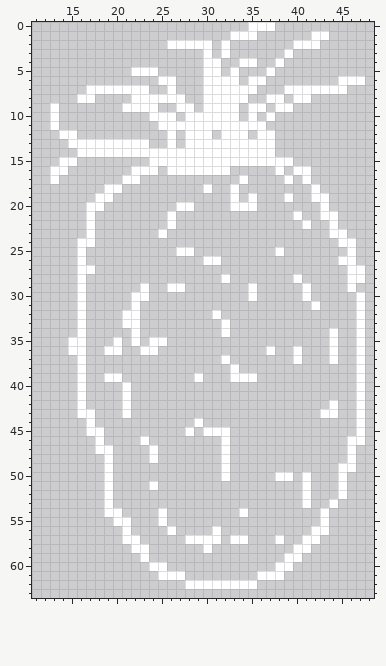
A pixel-art sprite gets an edit: Fruit-Catcher/sprites/spr_pineapple/a06bf81c-c659-403f-a4ea-2b5d67a2cd05.png. This is how it looked before the edit.
The file is 64x64 pixels. Shown: x 11..48, y 0..63.
And afterwards:
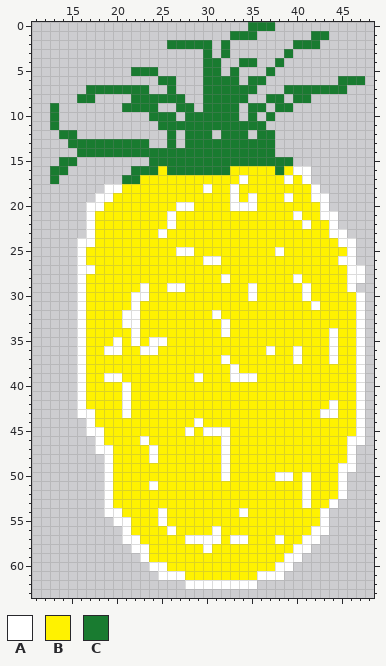
Palette (. is transparent): A #ffffff  B #fff200  C #197b30
The exact change:
@@ x 11..48 @@
- 0 ........................AAA...........
- 1 ......................AAA......AA.....
- 2 ...............AAAAA.A.......AAA......
- 3 ...................A.A......A.........
- 4 ...................AA..AA..A..........
- 5 ...........AAA.....AA.A...A...........
- 6 ..............AA...AAAA.AA........AAA.
- 7 ......AAAAAAA..A...AAAAAA...AAAAAAA...
- 8 .....AA....AAAAAA..AAAAA..AA.AA.......
- 9 ..A.......AAAA..AA.AAAA.AA.AA.........
-10 ..A..........AAA.AAAAAA.A.A...........
-11 ..A...........AAAAAAAAAAAA............
-12 ...AA..........A.AAA.AAA.AA...........
-13 ....AAAAAAAAA..A.AAAAAAAAAA...........
-14 .....AAAAAAAAAAAAAAAAAAAAAA...........
-15 ...AA........AAAAAAAAAAAAAAAA.........
-16 ..AA.......AAA.AAAAAAA.....A.AA.......
-17 ..A.......AA...........A....A.A.......
-18 ........AA.........A..A........A......
-19 .......AA.............A.A...A..AA.....
-20 ......AA........AA....AAA.......A.....
-21 ......A........A.............A..AA....
-22 ......A........A..............A..A....
-23 ......A.......A..................AA...
-24 .....AA...........................AA..
-25 .....A..........AA.........A.......A..
-26 .....A.............AA.............AA..
-27 .....AA............................AA.
-28 .....A...............A.......A.....AA.
-29 .....A......A..AA.......A.....A....A..
-30 .....A.....AA...........A.....A.....A.
-31 .....A.....A...................A....A.
-32 .....A....AA........A...............A.
-33 .....A....AA.........A..............A.
-34 .....A.....A.........A...........A..A.
-35 ....AA...A.A.AA..................A..A.
-36 ....AA..AA..AA............A..A...A..A.
-37 .....A...............A.......A...A..A.
-38 .....A................A.............A.
-39 .....A..AA........A...AAA...........A.
-40 .....A....A.........................A.
-41 .....A....A.........................A.
-42 .....A....A......................A..A.
-43 .....AA...A.....................AA..A.
-44 ......A...........A.................A.
-45 ......AA.........A.AAA..............A.
-46 .......A....A........A.............AA.
-47 .......AA....A.......A.............A..
-48 ........A....A.......A.............A..
-49 ........A............A............AA..
-50 ........A............A.....AA.A...A...
-51 ........A....A................A...A...
-52 ........A.....................A...A...
-53 ........A.....................A..A....
-54 ........AA....A........A........A.....
-55 .........AA...A.................A.....
-56 ..........A....A....A..........AA.....
-57 ..........AA.....AAAA.AA...A..AA......
-58 ...........AA......A.........AA.......
-59 ............A...............AA........
-60 .............AA............AA.........
-61 ..............AAA........AAA..........
+ 0 ........................CCC...........
+ 1 ......................CCC......CC.....
+ 2 ...............CCCCC.C.......CCC......
+ 3 ...................C.C......C.........
+ 4 ...................CC..CC..C..........
+ 5 ...........CCC.....CC.C...C...........
+ 6 ..............CC...CCCC.CC........CCC.
+ 7 ......CCCCCCC..C...CCCCCC...CCCCCCC...
+ 8 .....CC....CCCCCC..CCCCC..CC.CC.......
+ 9 ..C.......CCCC..CC.CCCC.CC.CC.........
+10 ..C..........CCC.CCCCCC.C.C...........
+11 ..C...........CCCCCCCCCCCC............
+12 ...CC..........C.CCC.CCC.CC...........
+13 ....CCCCCCCCC..C.CCCCCCCCCC...........
+14 .....CCCCCCCCCCCCCCCCCCCCCC...........
+15 ...CC........CCCCCCCCCCCCCCCC.........
+16 ..CC.......CCCBCCCCCCCBBBBBCBAA.......
+17 ..C.......CCBBBBBBBBBBBABBBBABA.......
+18 ........AABBBBBBBBBABBABBBBBBBBA......
+19 .......AABBBBBBBBBBBBBABABBBABBAA.....
+20 ......AABBBBBBBBAABBBBAAABBBBBBBA.....
+21 ......ABBBBBBBBABBBBBBBBBBBBBABBAA....
+22 ......ABBBBBBBBABBBBBBBBBBBBBBABBA....
+23 ......ABBBBBBBABBBBBBBBBBBBBBBBBBAA...
+24 .....AABBBBBBBBBBBBBBBBBBBBBBBBBBBAA..
+25 .....ABBBBBBBBBBAABBBBBBBBBABBBBBBBA..
+26 .....ABBBBBBBBBBBBBAABBBBBBBBBBBBBAA..
+27 .....AABBBBBBBBBBBBBBBBBBBBBBBBBBBBAA.
+28 .....ABBBBBBBBBBBBBBBABBBBBBBABBBBBAA.
+29 .....ABBBBBBABBAABBBBBBBABBBBBABBBBA..
+30 .....ABBBBBAABBBBBBBBBBBABBBBBABBBBBA.
+31 .....ABBBBBABBBBBBBBBBBBBBBBBBBABBBBA.
+32 .....ABBBBAABBBBBBBBABBBBBBBBBBBBBBBA.
+33 .....ABBBBAABBBBBBBBBABBBBBBBBBBBBBBA.
+34 .....ABBBBBABBBBBBBBBABBBBBBBBBBBABBA.
+35 .....ABBBABABAABBBBBBBBBBBBBBBBBBABBA.
+36 .....ABBAABBAABBBBBBBBBBBBABBABBBABBA.
+37 .....ABBBBBBBBBBBBBBBABBBBBBBABBBABBA.
+38 .....ABBBBBBBBBBBBBBBBABBBBBBBBBBBBBA.
+39 .....ABBAABBBBBBBBABBBAAABBBBBBBBBBBA.
+40 .....ABBBBABBBBBBBBBBBBBBBBBBBBBBBBBA.
+41 .....ABBBBABBBBBBBBBBBBBBBBBBBBBBBBBA.
+42 .....ABBBBABBBBBBBBBBBBBBBBBBBBBBABBA.
+43 .....AABBBABBBBBBBBBBBBBBBBBBBBBAABBA.
+44 ......ABBBBBBBBBBBABBBBBBBBBBBBBBBBBA.
+45 ......AABBBBBBBBBABAAABBBBBBBBBBBBBBA.
+46 .......ABBBBABBBBBBBBABBBBBBBBBBBBBAA.
+47 .......AABBBBABBBBBBBABBBBBBBBBBBBBA..
+48 ........ABBBBABBBBBBBABBBBBBBBBBBBBA..
+49 ........ABBBBBBBBBBBBABBBBBBBBBBBBAA..
+50 ........ABBBBBBBBBBBBABBBBBAABABBBA...
+51 ........ABBBBABBBBBBBBBBBBBBBBABBBA...
+52 ........ABBBBBBBBBBBBBBBBBBBBBABBBA...
+53 ........ABBBBBBBBBBBBBBBBBBBBBABBA....
+54 ........AABBBBABBBBBBBBABBBBBBBBA.....
+55 .........AABBBABBBBBBBBBBBBBBBBBA.....
+56 ..........ABBBBABBBBABBBBBBBBBBAA.....
+57 ..........AABBBBBAAAABAABBBABBAA......
+58 ...........AABBBBBBABBBBBBBBBAA.......
+59 ............ABBBBBBBBBBBBBBBAA........
+60 .............AABBBBBBBBBBBBAA.........
+61 ..............AAABBBBBBBBAAA..........
 62 .................AAAAAAAA.............
Boxes around the changes in both pictures, in picture pixels (x1, y1, x2, y2):
changed: (50, 22, 365, 580)
